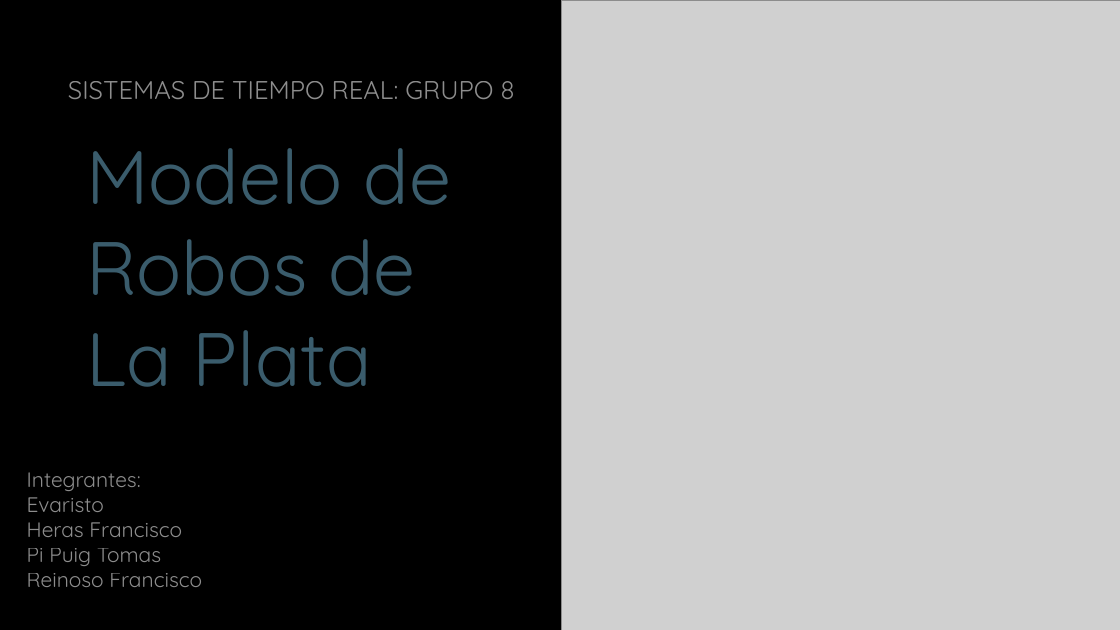
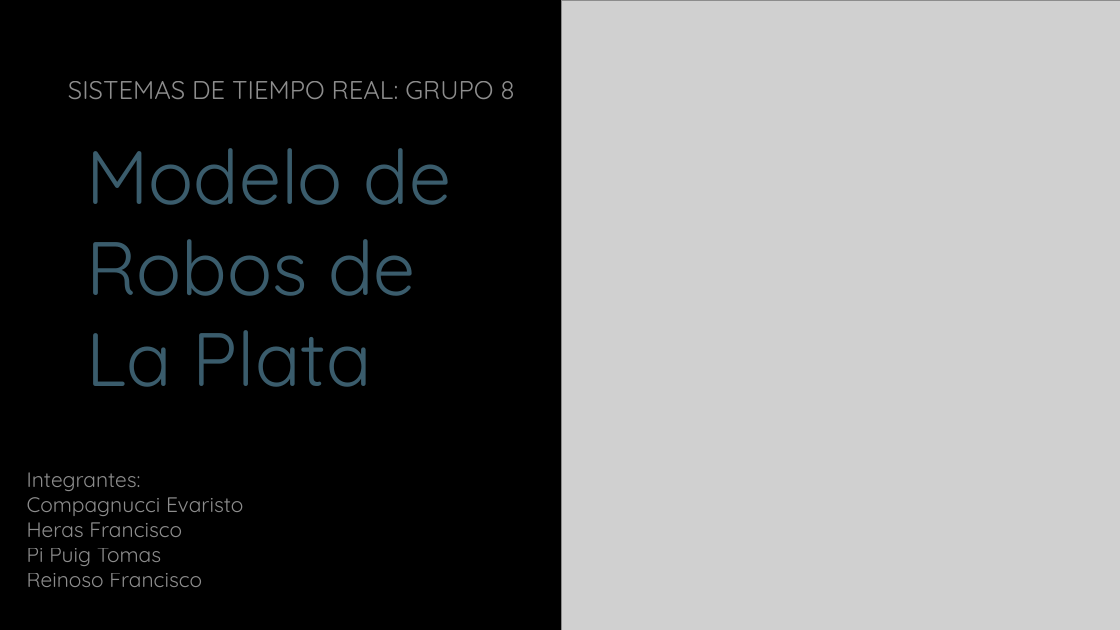
Before and after one commit to Evaristo00/NetlogoModeladoDeAgentes, a slide deck: slide 1 of Modelo de Robos STR.pptx. Drawn at 1120x630 pixels with LibreOffice and Linux fonts; fonts in the diff are those of the drawing; grey boxes stand for pictures; background and template pictures are left out. Boxes give left, top, right and bottom in pixels: in the first picture for what was removed or moved away, otherwise in the second. Text is boxed around its words. In the diff, an @@ line names an element or a change of style, - is before the commit and + after.

```diff
--- a/Modelo de Robos STR.pptx
+++ b/Modelo de Robos STR.pptx
@@ text at (x1=27, y1=490, x2=243, y2=516): text changed @@
-Evaristo
+Compagnucci Evaristo
```
Also in this commit, not shown: 1 other slide changed.
